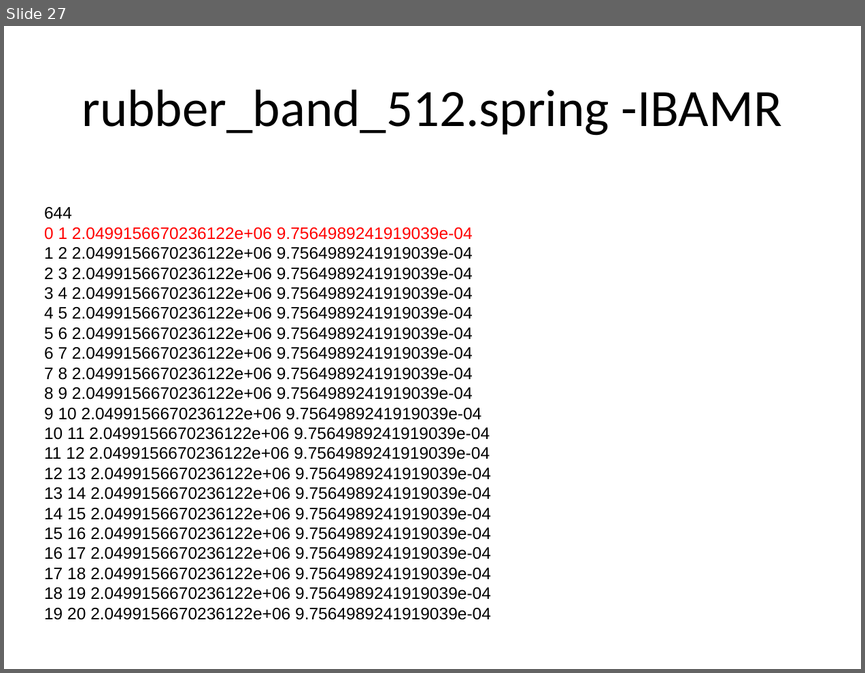
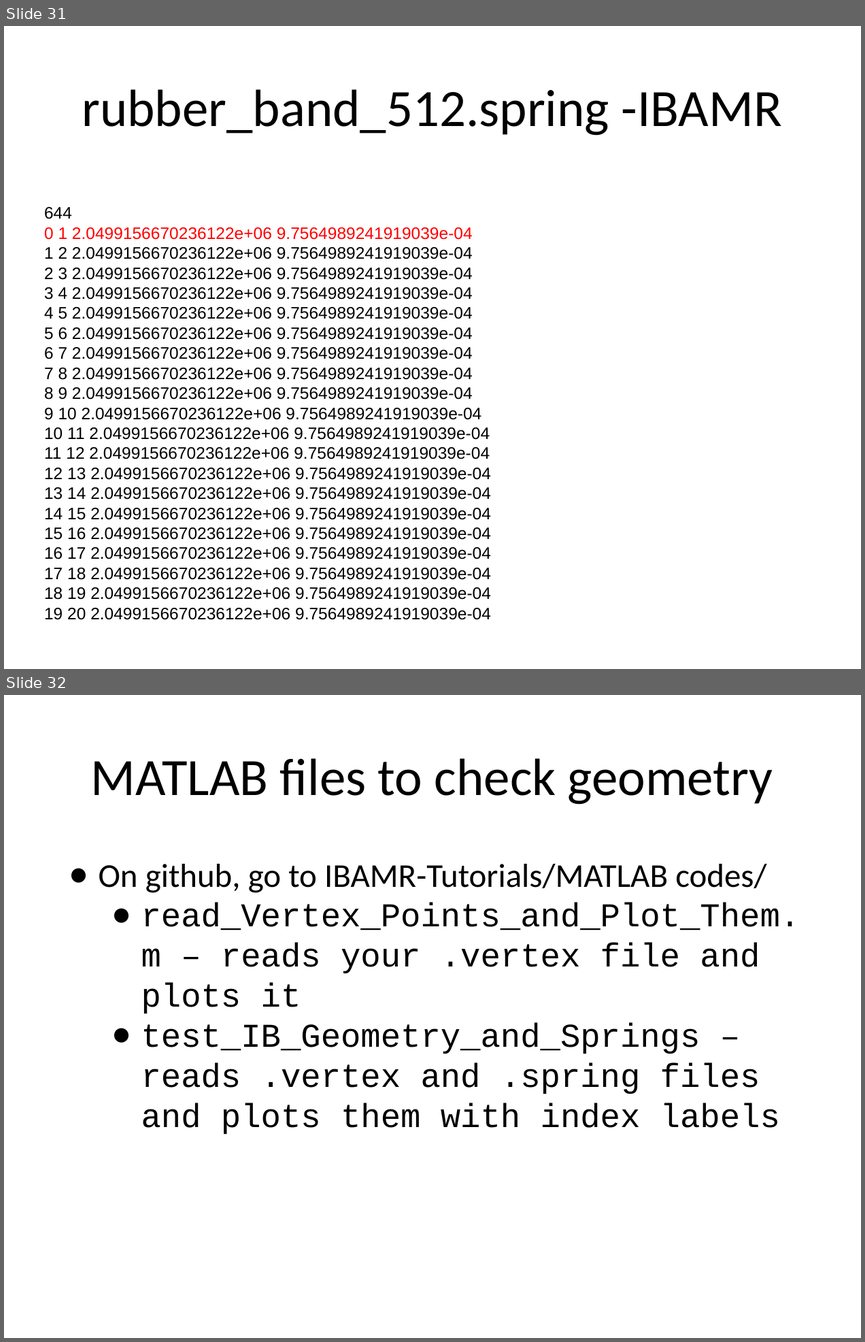
Before and after one commit to fairyflies9/IBAMR-Tutorials, a slide deck: UA Tutorials/Lecture2-InputFiles-Ib2d-IBAMR.pptx. Shown one above the other, each under a label of ours: slide 27 before the commit, slides 31 and 32 after it. The pictures are 865x673 and 865x1342 pixels, drawn with LibreOffice and Linux fonts; fonts in the diff are those of the drawing. Boxes give left, top, right and bottom in pixels: in the first picture for what was removed or moved away, otherwise in the second. Text is boxed around its words. In the diff, an @@ line names an element or a change of style, - is before the commit and + after.

Commit message:
update to UA tutorial 2
added codes to read .vertex and .spring files, added slides

```diff
--- a/UA Tutorials/Lecture2-InputFiles-Ib2d-IBAMR.pptx
+++ b/UA Tutorials/Lecture2-InputFiles-Ib2d-IBAMR.pptx
@@ slide 32 added at (4, 695, 861, 1338), background #FFFFFF @@
@@ title added at (91, 758, 773, 804), 44 pt, text #000000 @@
+MATLAB files to check geometry
@@ text added at (99, 864, 800, 1134), 28 pt, text #000000 @@
+● On github, go to IBAMR-Tutorials/MATLAB codes/
+  ● read_Vertex_Points_and_Plot_Them.m – reads your .vertex file and plots it
+  ● test_IB_Geometry_and_Springs – reads .vertex and .spring files and plots them with index labels
@@ what was slide 27 is now slide 31 @@
```
Also in this commit, not shown: 6 slides changed, 8 other slides added, 4 other files.
